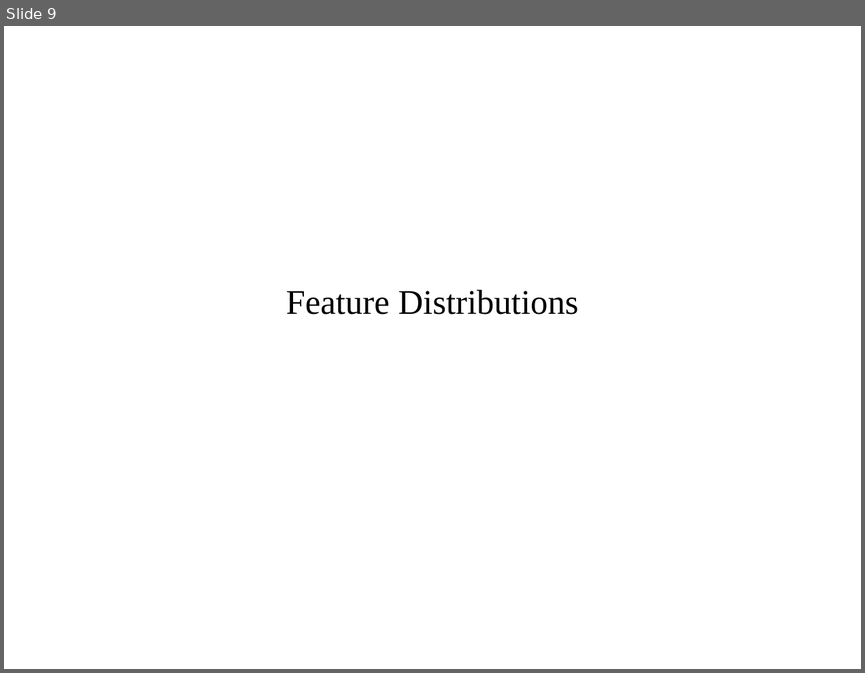
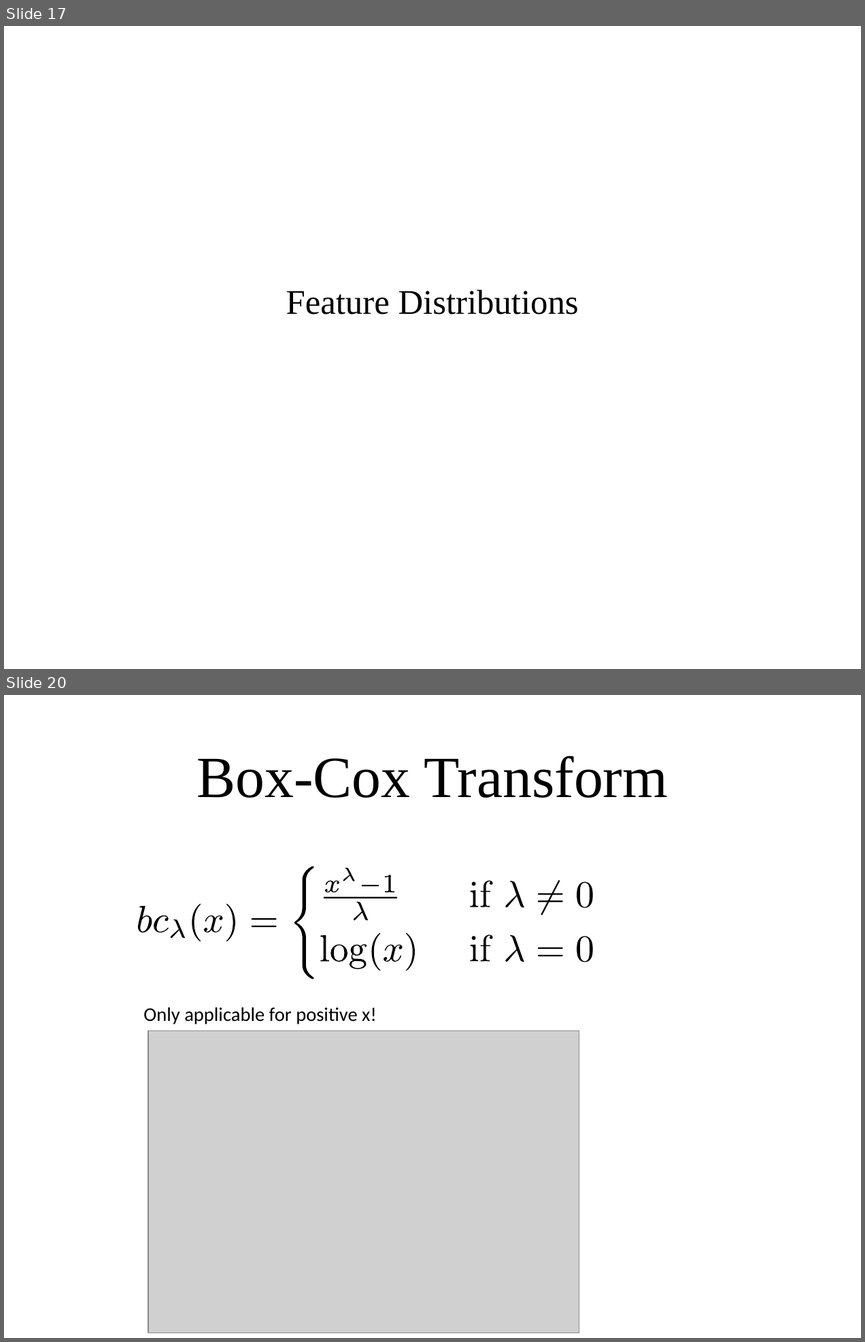
Before and after one commit to amueller/applied_ml_spring_2017, a slide deck: slides/aml-07-020817.odp. Shown one above the other, each under a label of ours: slide 9 before the commit, slides 17 and 20 after it; the slides between them are not shown. The pictures are 865x673 and 865x1342 pixels, drawn with LibreOffice and Linux fonts; fonts in the diff are those of the drawing; grey boxes stand for pictures. Boxes give left, top, right and bottom in pixels: in the first picture for what was removed or moved away, otherwise in the second. Text is boxed around its words. In the diff, an @@ line names an element or a change of style, - is before the commit and + after.

```diff
--- a/slides/aml-07-020817.odp
+++ b/slides/aml-07-020817.odp
@@ slide 20 added at <box>4,695,861,1338</box>, background #FFFFFF @@
@@ title added at <box>196,756,668,798</box>, 54 pt, text #000000 @@
+Box-Cox Transform
@@ group added at <box>138,866,594,979</box>: 31 freeform shapes @@
@@ text added at <box>143,1007,377,1024</box>, 18 pt, text #000000 @@
+Only applicable for positive x!
@@ picture added at <box>149,1031,579,1333</box> @@
@@ what was slide 9 is now slide 17 @@
```
Also in this commit, not shown: 1 slide changed, 22 other slides added, 5 slides removed, 1 other file.
